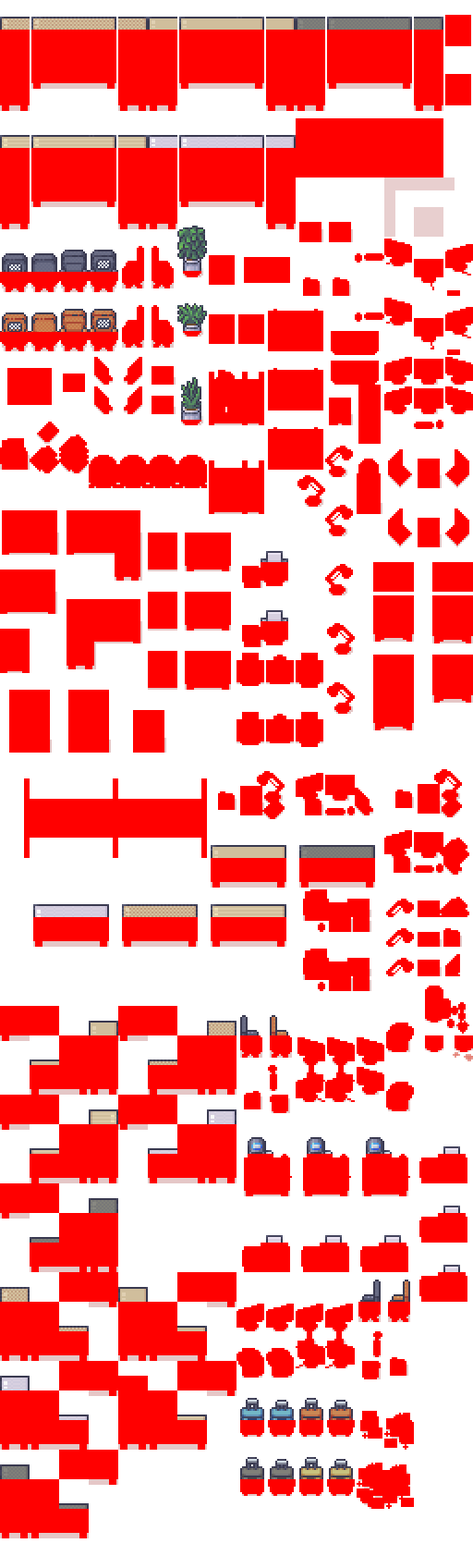
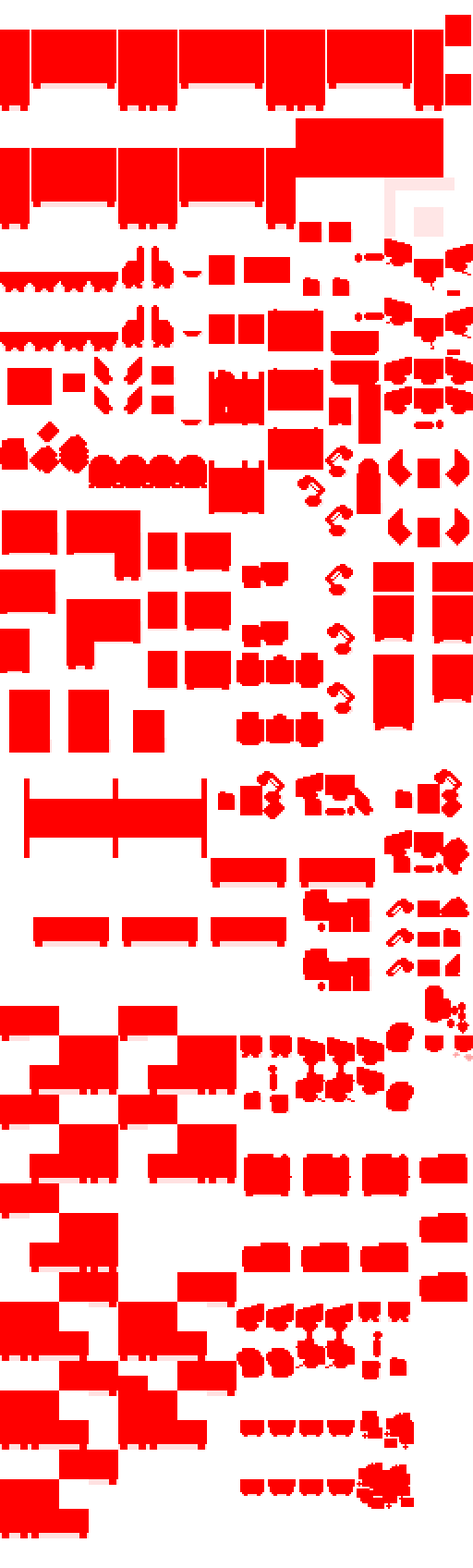
Layered file, before and after one edit (473 x 1568). Changes by layer:
hid "Original" over 0, 16, 473, 1539
